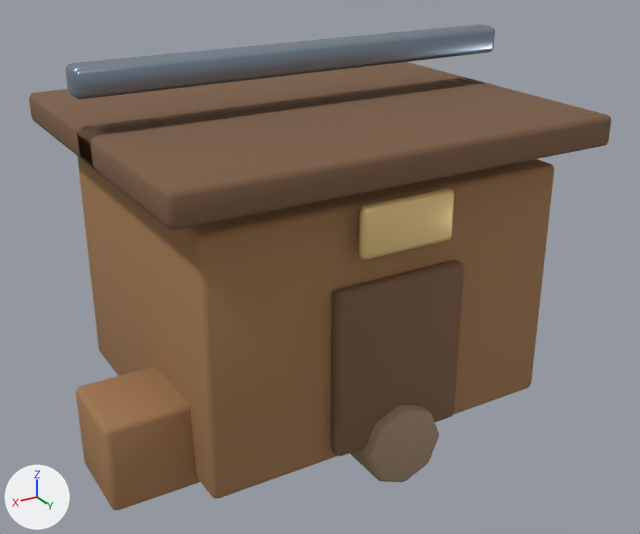
Before and after pictures for a commit that changed the Blender file assets-source/blender/buildings/warehouse.blend.
The view is the same before and after, from a 50 mm camera at (3.12, 5.4, 3.67) aimed at (-0.12, 0.0, 0.97). The axes (+X, +Y, +Z) are drawn at lower left. The lights are the same throughout. The picture after the commit comes second.

Before the edit, the objects in view are built like this:
```python
me_cube_411 = bpy.data.meshes.new('Cube.411')
me_cube_411.from_pydata(...)  # a box spanning x -1.6..1.6, y -0.11..0.11, z -0.77..0.77
me_cube_411.polygons.foreach_set('use_smooth', [True] * 6)
me_cube_411.materials.append(mat_mat_warehouse_darkwood)  # brown #7c5d45
me_cube_414 = bpy.data.meshes.new('Cube.414')
me_cube_414.from_pydata(...)  # a box spanning x -0.31..0.31, y -0.31..0.31, z -0.31..0.31
me_cube_414.polygons.foreach_set('use_smooth', [True] * 6)
me_cube_414.materials.append(mat_mat_warehouse_wood)  # brown #a27950
me_cube_415 = bpy.data.meshes.new('Cube.415')
me_cube_415.from_pydata(...)  # a box spanning x -0.35..0.35, y -0.175..0.175, z -0.04..0.04
me_cube_415.polygons.foreach_set('use_smooth', [True] * 6)
me_cube_415.materials.append(mat_mat_warehouse_accent)  # beige #f9d790
ob_crateb = bpy.data.objects.new('crateB', me_cube_414)
ob_crateb.parent = ob_buildingroot
ob_crateb.location = (1.6, 0.35, -0.55)
_m = ob_crateb.modifiers.new('soft bevel', 'BEVEL')
_m.width = 0.04
_m.width_pct = 0.04
_m.segments = 2
ob_roof_right = bpy.data.objects.new('roof.right', me_cube_411)
ob_roof_right.parent = ob_buildingroot
ob_roof_right.location = (0.0, 2.15, 0.6)
_m = ob_roof_right.modifiers.new('soft bevel', 'BEVEL')
_m.width = 0.04
_m.width_pct = 0.04
_m.segments = 2
ob_workpart = bpy.data.objects.new('workPart', me_cube_415)
ob_workpart.parent = ob_buildingroot
ob_workpart.location = (0.0, 1.75, -1.25)
_m = ob_workpart.modifiers.new('soft bevel', 'BEVEL')
_m.width = 0.04
_m.width_pct = 0.04
_m.segments = 2
# also in view: 'door' at (0.0, 1.2, 0.78); 'roof.left' at (0.0, 0.6, 2.15); 'warehouseBody' at (0.0, 0.0, 1.0); 'ridge' at (0.0, 0.0, 2.58); 'plinth' at (0.0, 0.0, 0.15)
```
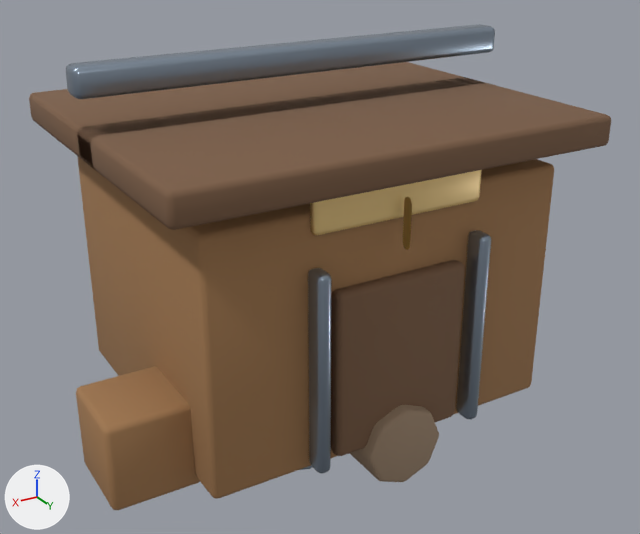
Diff of the bpy script that builds the scene:
```diff
--- a/assets-source/blender/buildings/warehouse.blend.py
+++ b/assets-source/blender/buildings/warehouse.blend.py
@@ me_cube_582 @@
+me_cube_582.from_pydata(...)  # a box spanning x -0.64..0.64, y -0.16..0.16, z -0.04..0.04
+me_cube_582.polygons.foreach_set('use_smooth', [True] * 6)
+me_cube_582.materials.append(mat_mat_warehouse_accent)  # beige #f9d790
@@ me_cube_581 @@
+me_cube_581.from_pydata(...)  # a box spanning x -0.05..0.05, y -0.71..0.71, z -0.08..0.08
+me_cube_581.polygons.foreach_set('use_smooth', [True] * 6)
+me_cube_581.materials.append(mat_mat_warehouse_metal)  # greyish blue #99a8b8
@@ ob_workpart @@
 ob_workpart.location = (0.0, 1.75, -1.25)
+ob_workpart.scale = (0.0, 1.0, 1.0)
 _m = ob_workpart.modifiers.new('soft bevel', 'BEVEL')
@@ ob_warehousesign @@
+ob_warehousesign = bpy.data.objects.new('warehouseSign', me_cube_582)
+ob_warehousesign.parent = ob_buildingroot
+ob_warehousesign.location = (0.0, 1.92, -1.16)
+_m = ob_warehousesign.modifiers.new('soft bevel', 'BEVEL')
+_m.width = 0.055
+_m.width_pct = 0.055
+_m.segments = 2
@@ ob_doorframer @@
+ob_doorframer = bpy.data.objects.new('doorFrameR', me_cube_581)
+ob_doorframer.parent = ob_buildingroot
+ob_doorframer.location = (0.62, 0.85, -1.23)
+_m = ob_doorframer.modifiers.new('soft bevel', 'BEVEL')
+_m.width = 0.035
+_m.width_pct = 0.035
+_m.segments = 2
@@ ob_doorframel @@
+ob_doorframel = bpy.data.objects.new('doorFrameL', me_cube_581.copy())
+ob_doorframel.parent = ob_buildingroot
+ob_doorframel.location = (-0.62, 0.85, -1.23)
+_m = ob_doorframel.modifiers.new('soft bevel', 'BEVEL')
+_m.width = 0.035
+_m.width_pct = 0.035
+_m.segments = 2
```

Where the change shows, as pixel boxes [x1, y1, x2, y2] in the pictures (640 x 534 px):
'warehouseSign', added (beige): after [310, 170, 482, 235]
'workPart', rescaled (90% narrower, 24% shorter): before [359, 189, 454, 259]; after [403, 197, 412, 250]
'doorFrameR', added: after [308, 268, 332, 473]
'doorFrameL', added: after [456, 230, 491, 419]
